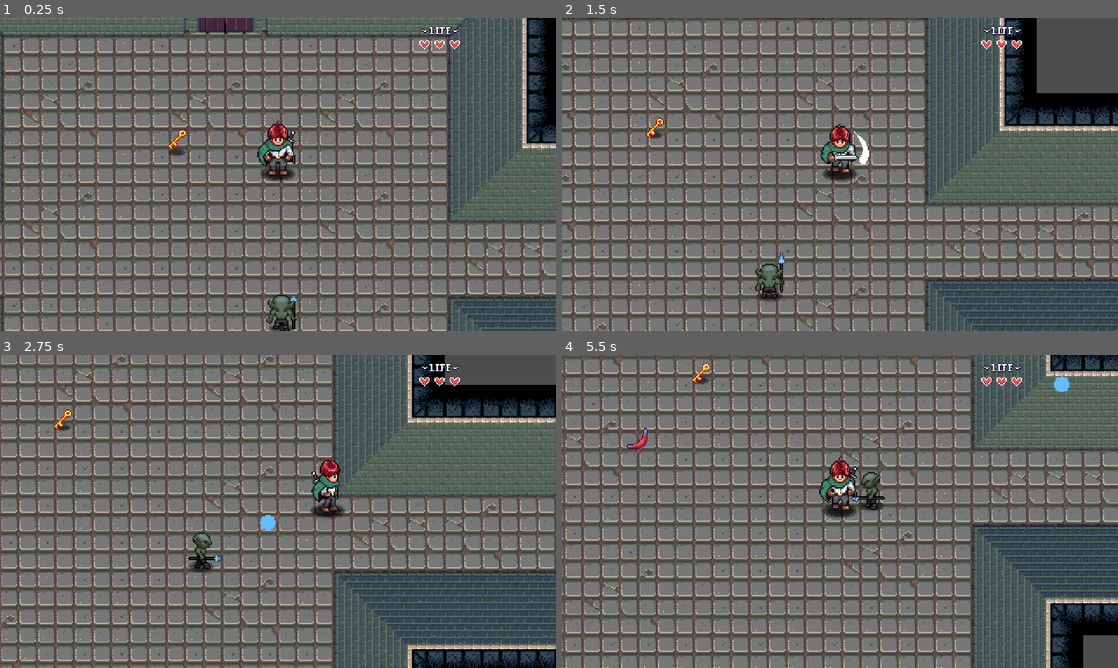
Above: before the commit, frames 1-4 (two rows, left to right).
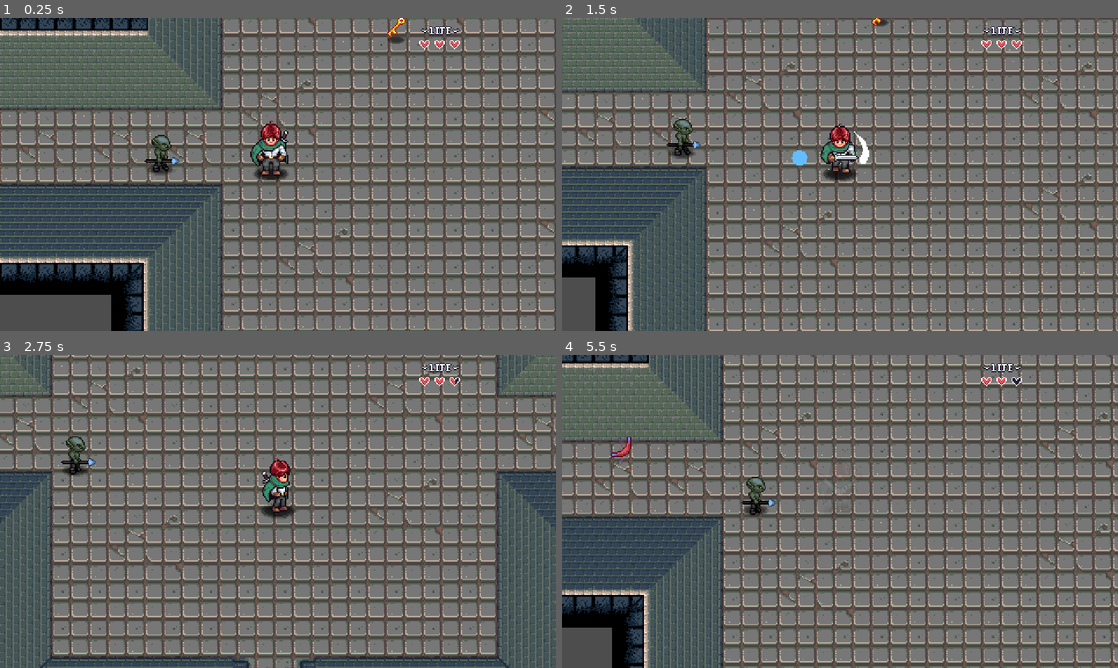
Above: after the commit, the same moments.

Repository: cjhDuke/my-godot-game-aarpg
Game: Godot game, scene res://Levels/Dungeon01/02.tscn
Two runs of this game, one before a commit and one after it. Both use one fixed random seed, a clock stepped at 60 frames per second and the inputs below. This scene is started directly instead of the project's main scene. Sound files missing from this copy of the repository are replaced by a short silence.
Inputs:
- Up to frame 1 (0.25 s): no input
- Up to frame 2 (1.5 s): tap Enter (ui_accept) at 0.5, 0.77 s; hold D (right) 0.53-1.28 s; hold L (ability) 0.53-1.28 s; hold S (down) from 1.28 s (still down); tap Z (attack) at 1.35 s
- Up to frame 3 (2.75 s): tap Enter (ui_accept) at 1.52 s; release S (down) at 2.03 s; hold D (right) from 2.03 s (still down); hold K (interact) from 2.03 s (still down)
- Up to frame 4 (5.5 s): release D (right) at 2.78 s; release K (interact) at 2.78 s; hold W (up) 2.78-3.53 s; tap L (ability) at 2.85 s; tap Enter (ui_accept) at 3.02, 3.77, 4.52 s; hold Z (attack) 3.53-4.28 s; hold A (left) 3.53-5.03 s; tap K (interact) at 4.35 s; hold S (down) from 5.03 s (still down); hold L (ability) from 5.03 s (still down)

The runs differ from the first frame. In frame 1, 65% of the frame differs, in the area x 0-100%, y 0-100%; in frame 2, 64%; in frame 3, 74%; in frame 4, 77%.

Commit message:
阶段五：问题修复

Diff:
--- a/Enemies/EnemyProjectile/enemy_projectile.gd
+++ b/Enemies/EnemyProjectile/enemy_projectile.gd
@@ -30,7 +30,11 @@
 	if lifetime <= 0.0:
 		_destroy()
 		return
-	global_position += direction * speed * delta
+	var next_position := global_position + direction * speed * delta
+	if _hits_wall_between(global_position, next_position):
+		_destroy()
+		return
+	global_position = next_position
 
 
 func configure(
@@ -62,6 +66,19 @@
 		_destroy.call_deferred()
 
 
+func _hits_wall_between(from_position: Vector2, to_position: Vector2) -> bool:
+	if from_position == to_position:
+		return false
+	var query := PhysicsRayQueryParameters2D.create(
+			from_position,
+			to_position,
+			WALL_COLLISION_MASK
+	)
+	query.collide_with_areas = false
+	query.collide_with_bodies = true
+	return not get_world_2d().direct_space_state.intersect_ray(query).is_empty()
+
+
 func _destroy() -> void:
 	if _has_hit:
 		return
--- a/Levels/Dungeon01/02.tscn
+++ b/Levels/Dungeon01/02.tscn
@@ -8,7 +8,6 @@
 [ext_resource type="PackedScene" uid="uid://bfp15p1r6typq" path="res://Item/item_pickup/item_pickup.tscn" id="6_3jn7v"]
 [ext_resource type="Resource" uid="uid://cioscdc7t737r" path="res://Item/key_dungeon.tres" id="7_m2303"]
 [ext_resource type="PackedScene" uid="uid://cyf83jwh86cf7" path="res://Enemies/MageEnemy/mage_enemy.tscn" id="8_m2303"]
-[ext_resource type="PackedScene" uid="uid://dgwbjiph282" path="res://Enemies/Goblin/goblin.tscn" id="9_m7vwt"]
 
 [node name="02" type="Node2D" unique_id=841181719]
 script = ExtResource("1_t4df7")
@@ -17,7 +16,7 @@
 layer_0/tile_data = PackedInt32Array(589829, 0, 5, 655365, 0, 6, 720901, 0, 7, 589830, 65536, 5, 655366, 65536, 6, 7209 …(6747 unchanged characters)…
 
 [node name="PlayerSpawn" parent="." unique_id=2075159053 instance=ExtResource("3_uxhjo")]
-position = Vector2(269, 23)
+position = Vector2(74, 120)
 
 [node name="LockedDoor" parent="." unique_id=1727059056 instance=ExtResource("4_2wffi")]
 z_index = 2
@@ -45,7 +44,4 @@
 item_data = ExtResource("7_m2303")
 
 [node name="MageEnemy" parent="." unique_id=2091561077 instance=ExtResource("8_m2303")]
-position = Vector2(272, 163)
-
-[node name="Goblin" parent="." unique_id=350501684 instance=ExtResource("9_m7vwt")]
-position = Vector2(-52, 105)
+position = Vector2(-28, 115)
--- a/Tile Maps/dungeon_01.tscn
+++ b/Tile Maps/dungeon_01.tscn
@@ -253,6 +253,7 @@
 sources/0 = SubResource("TileSetAtlasSource_5p2pt")
 
 [node name="Dungeon01" type="TileMap" unique_id=1074030559]
+z_index = -1
 tile_set = SubResource("TileSet_yu6fw")
 format = 2
 script = ExtResource("2_5p2pt")
Not shown, added: outputs/fix_report.md
Not shown, changed: outputs/test_report.md
